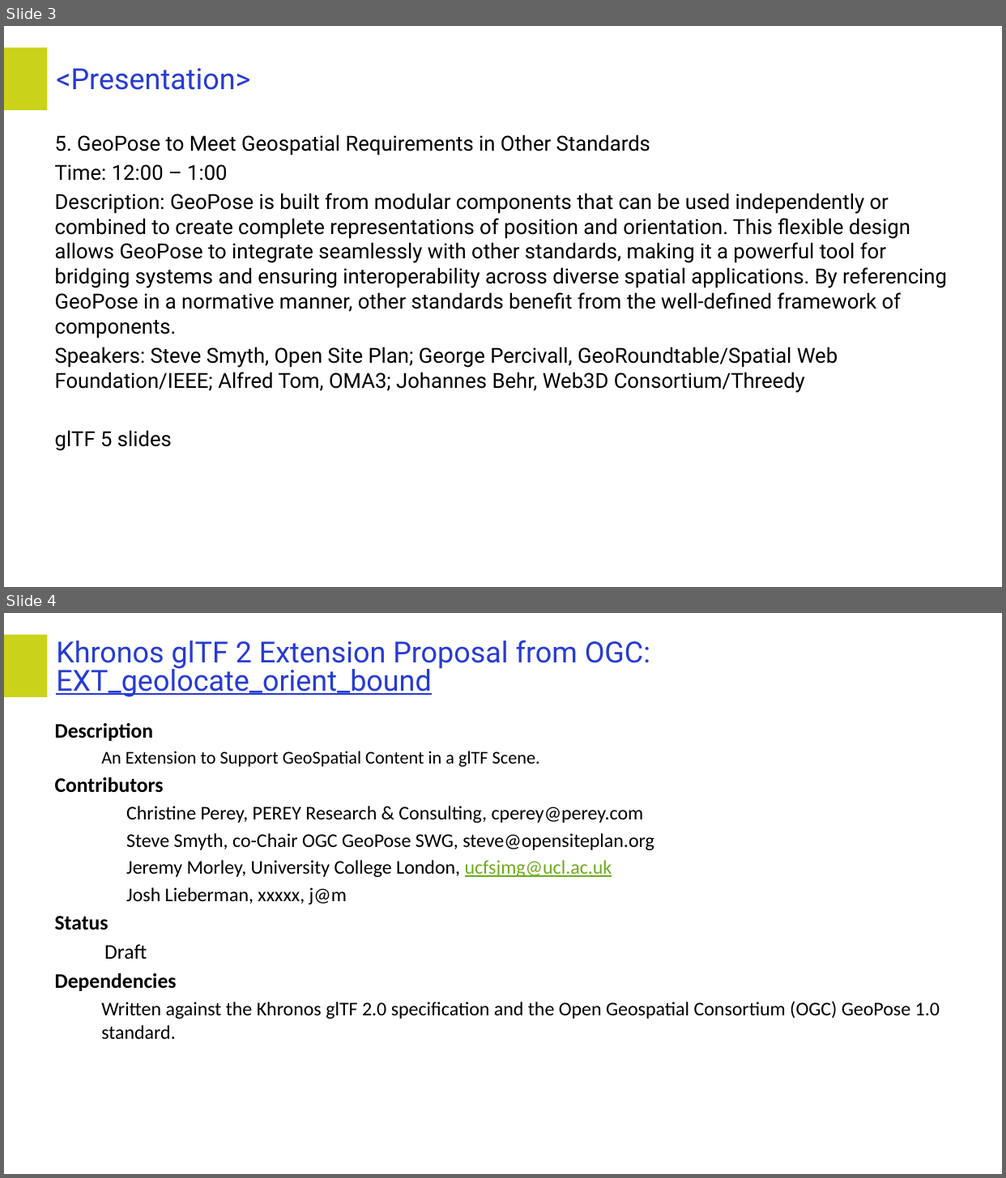
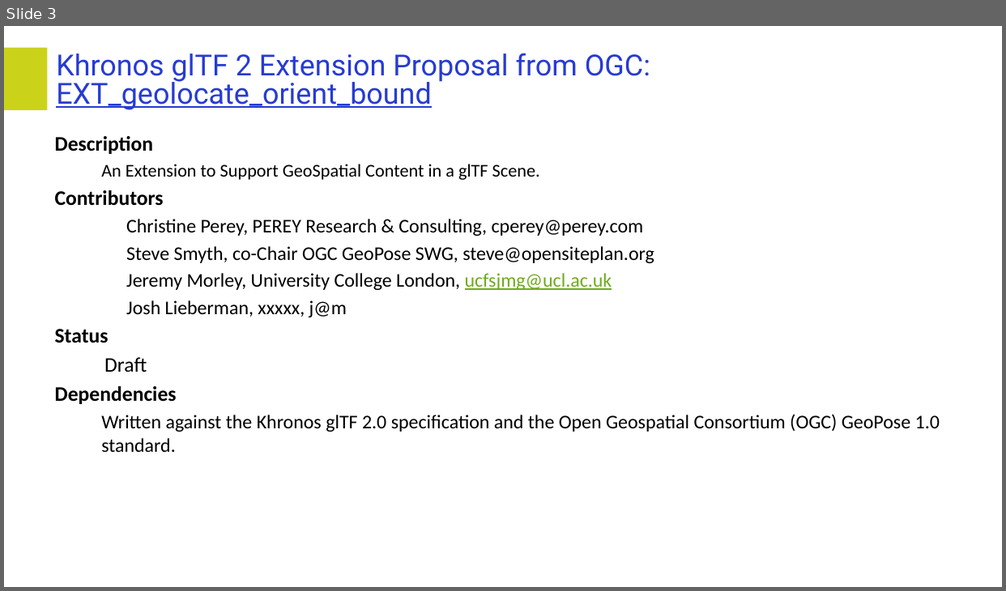
Before and after one commit to opengeospatial/GeoPose, a slide deck: Presentations/2025_Summit/2025_Oct_27_Summit_Standards_glTF.pptx. Shown one above the other, each under a label of ours: slides 3 and 4 before the commit, slide 3 after it. The pictures are 1006x1178 and 1006x591 pixels, drawn with LibreOffice and Linux fonts; fonts in the diff are those of the drawing; background and template pictures are left out. Boxes give left, top, right and bottom in pixels: in the first picture for what was removed or moved away, otherwise in the second. Text is boxed around its words. In the diff, an @@ line names an element or a change of style, - is before the commit and + after.

```diff
--- a/Presentations/2025_Summit/2025_Oct_27_Summit_Standards_glTF.pptx
+++ b/Presentations/2025_Summit/2025_Oct_27_Summit_Standards_glTF.pptx
@@ slide 3 removed at <box>4,26,1002,587</box>, background #FFFFFF; not listed: 1 template element that a slide beside it also shows @@
@@ title removed at <box>56,68,250,90</box> @@
-<Presentation>
@@ text removed at <box>55,135,947,451</box> @@
-5. GeoPose to Meet Geospatial Requirements in Other Standards
-Time: 12:00 – 1:00
-Description: GeoPose is built from modular components that can be used independently or combined to create complete representations of position and orientation. This flexible design allows GeoPose to integrate seamlessly with other standards, making it a powerful tool for bridging systems and ensuring interoperability across diverse spatial applications. By referencing GeoPose in a normative manner, other standards benefit from the well-defined framework of components.
-Speakers: Steve Smyth, Open Site Plan; George Percivall, GeoRoundtable/Spatial Web Foundation/IEEE; Alfred Tom, OMA3; Johannes Behr, Web3D Consortium/Threedy
-glTF 5 slides
@@ what was slide 4 is now slide 3 @@
```
Also in this commit, not shown: 2 other files.
